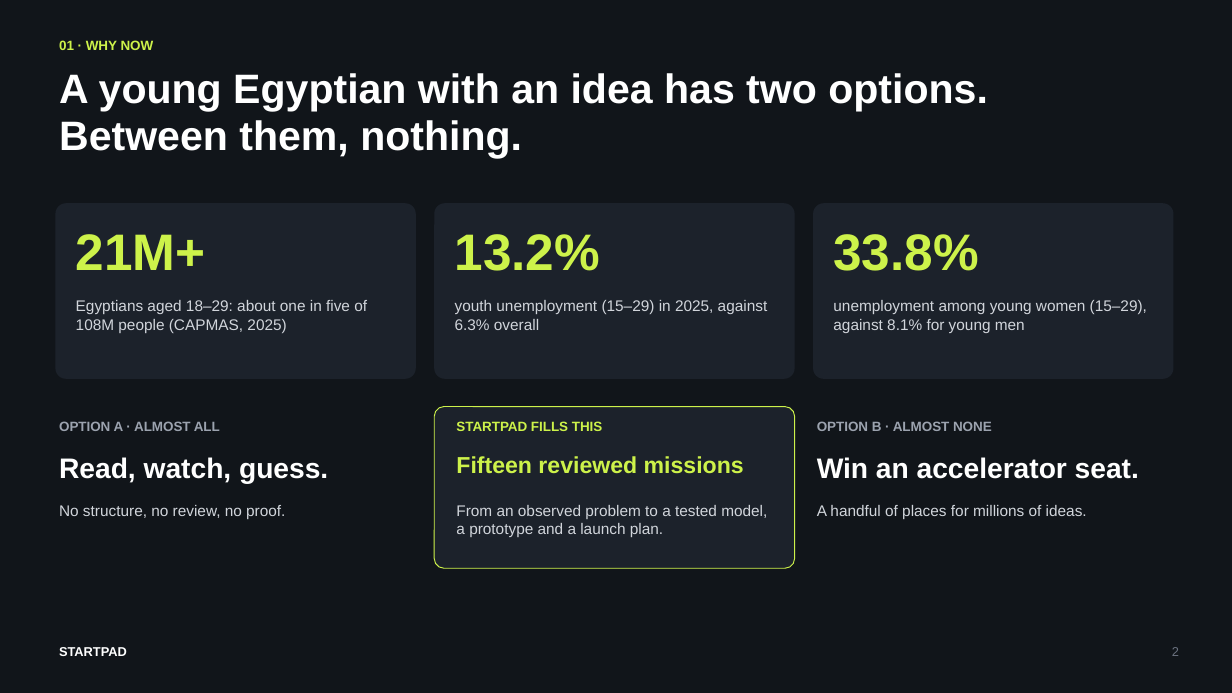
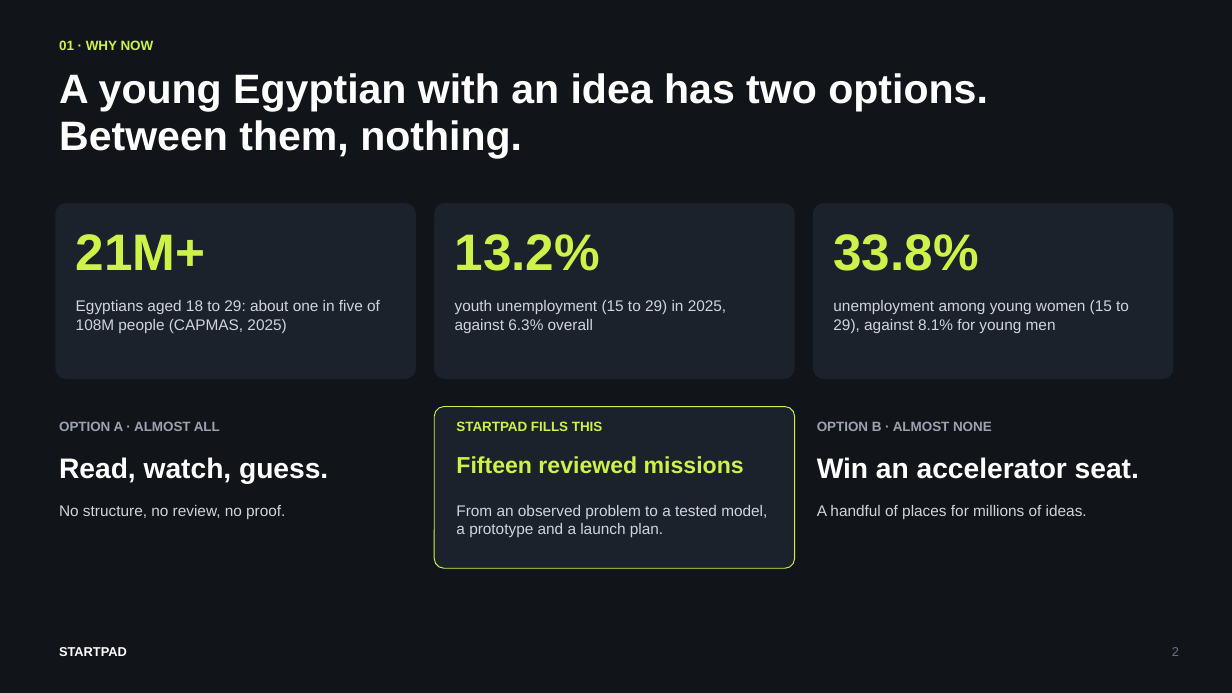
Before and after one commit to AbdelrhmanSoliman96/Abdelrhman-Soliman, a slide deck: slide 2 of StartPad/StartPad_Deck_NGO_and_CSR_Sponsors.pptx. Drawn at 1232x693 pixels with LibreOffice and Linux fonts; fonts in the diff are those of the drawing. Boxes give left, top, right and bottom in pixels: in the first picture for what was removed or moved away, otherwise in the second. Text is boxed around its words. In the diff, an @@ line names an element or a change of style, - is before the commit and + after.

```diff
--- a/StartPad/StartPad_Deck_NGO_and_CSR_Sponsors.pptx
+++ b/StartPad/StartPad_Deck_NGO_and_CSR_Sponsors.pptx
@@ text at box(76, 300, 380, 333): text changed @@
-Egyptians aged 18–29: about one in five of 108M people (CAPMAS, 2025)
+Egyptians aged 18 to 29: about one in five of 108M people (CAPMAS, 2025)
@@ text at box(455, 300, 726, 333): text changed @@
-youth unemployment (15–29) in 2025, against 6.3% overall
+youth unemployment (15 to 29) in 2025, against 6.3% overall
@@ text at box(833, 300, 1129, 333): text changed @@
-unemployment among young women (15–29), against 8.1% for young men
+unemployment among young women (15 to 29), against 8.1% for young men
```
Also in this commit, not shown: 6 other slides changed, 4 other files.
